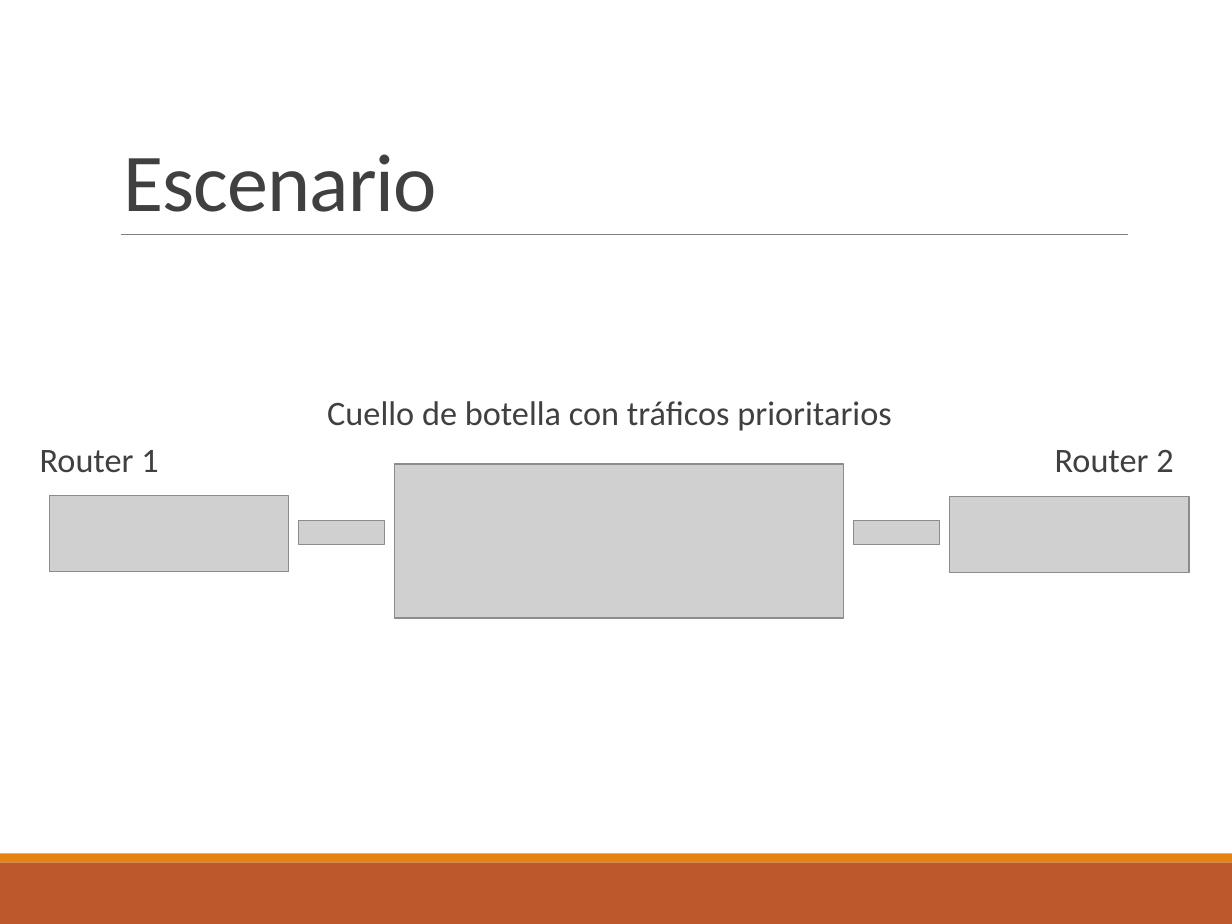
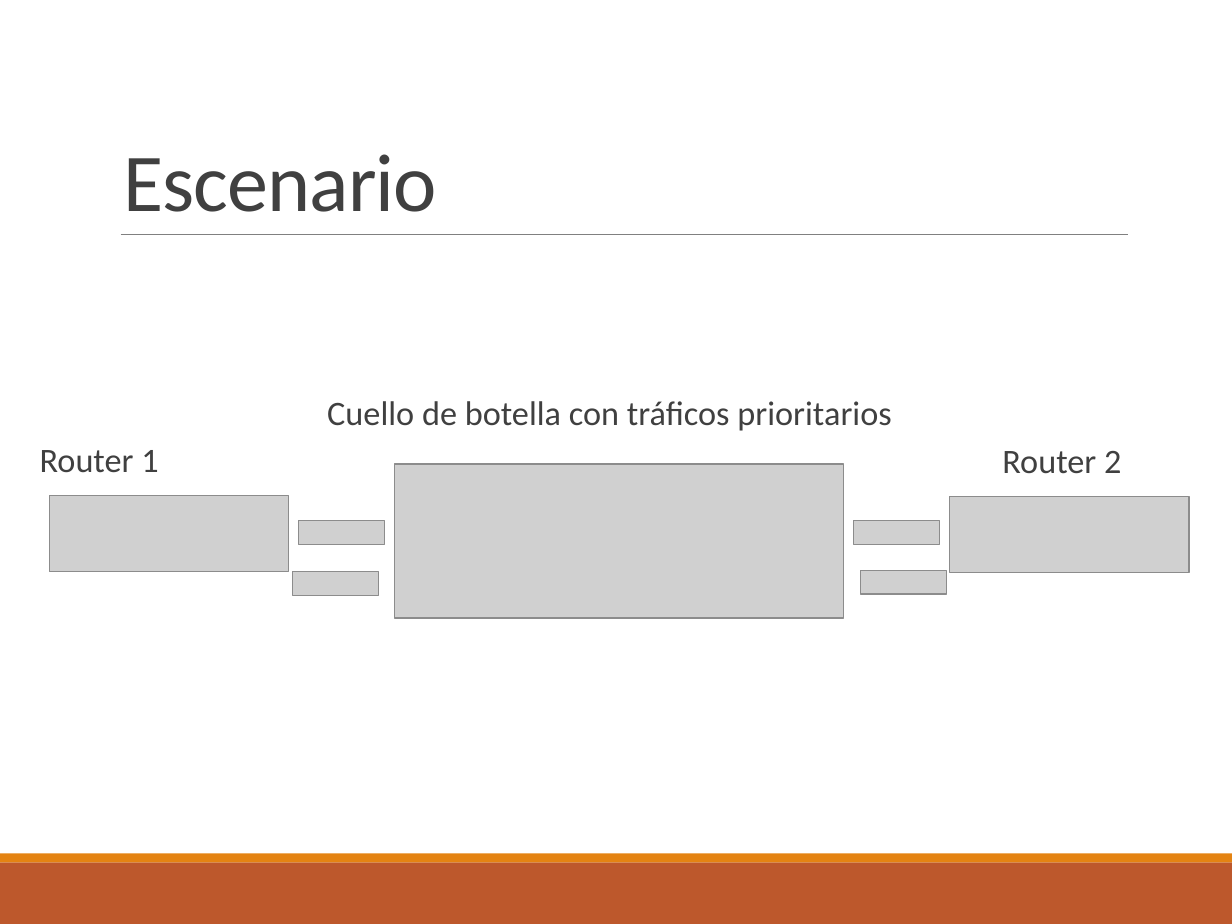
Before and after one commit to Reclusiarca/PriorityQueuePtP, a slide deck: slide 6 of presentacion12.pptx. Drawn at 1232x924 pixels with LibreOffice and Linux fonts; fonts in the diff are those of the drawing; grey boxes stand for pictures. Boxes give left, top, right and bottom in pixels: in the first picture for what was removed or moved away, otherwise in the second. Text is boxed around its words. In the diff, an @@ line names an element or a change of style, - is before the commit and + after.

```diff
--- a/presentacion12.pptx
+++ b/presentacion12.pptx
@@ text "Router 2": place and size @@
-text "Router 2" at [1055,450,1173,473]
+text "Router 2" at [1002,451,1121,474]
@@ picture added at [293,572,379,595] @@
@@ picture added at [861,570,947,594] @@
```
Also in this commit, not shown: 3 other slides changed.
